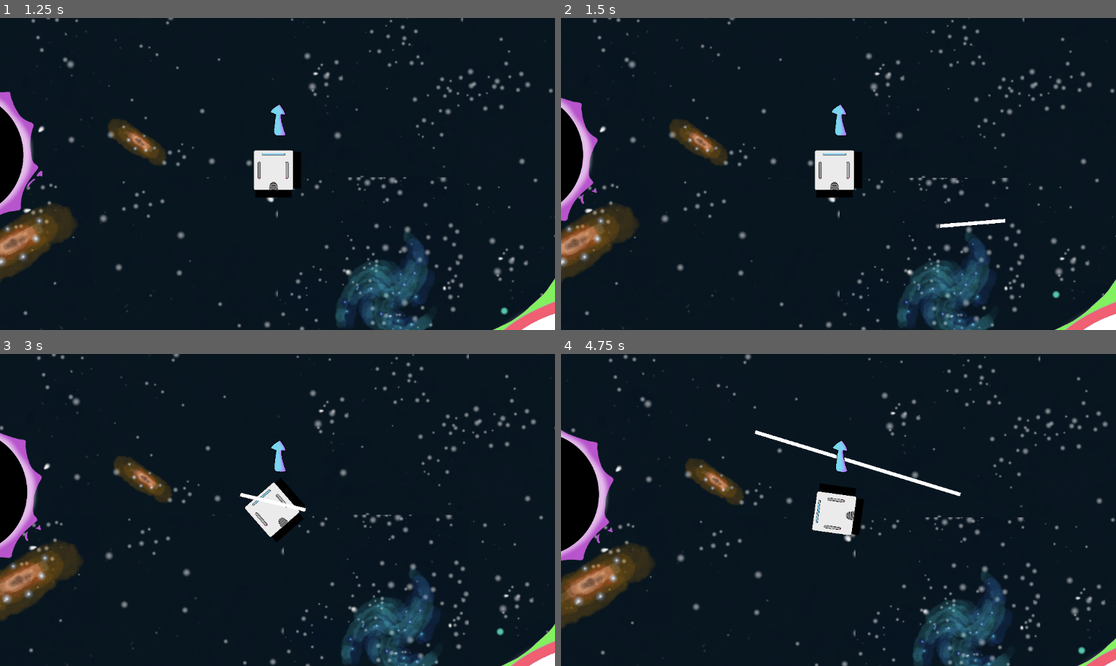
Above: before the commit, frames 1-4 (two rows, left to right).
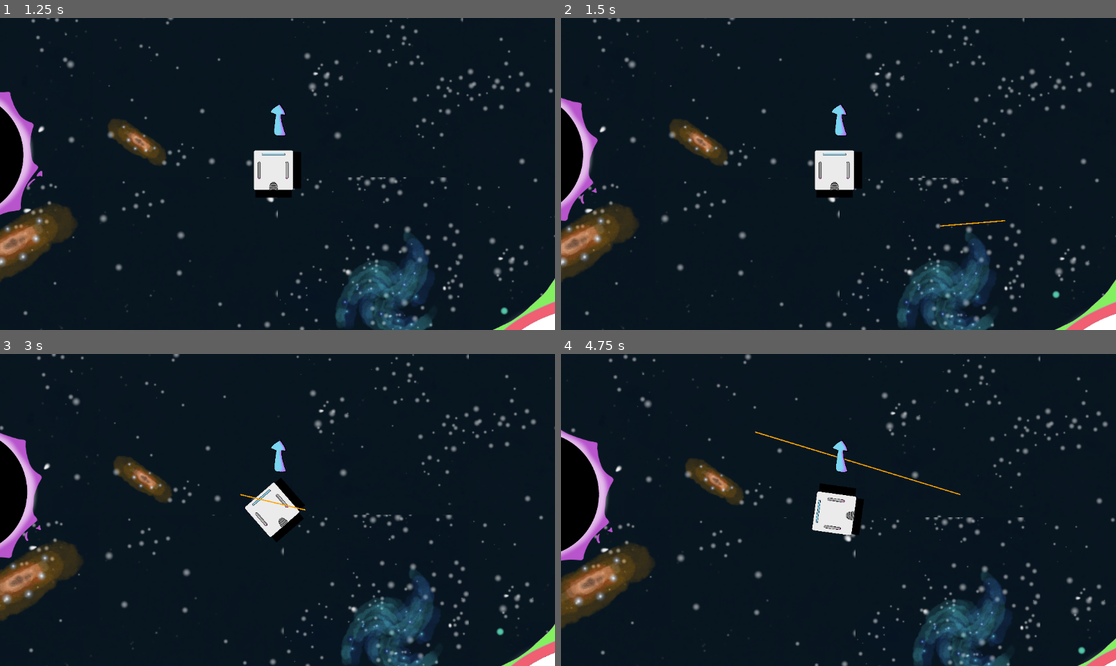
Above: after the commit, the same moments.

Repository: Dolphus2/NordicGameJam2026
Game: Godot game, scene res://scenes/game.tscn
Two runs of this game, one before a commit and one after it. Both use one fixed random seed, a clock stepped at 60 frames per second and the inputs below.
Inputs (mouse positions are in pixels of both pictures, inside the frame that each line leads up to):
- Up to frame 1 (1.25 s): move the mouse to (249, 236) at 0.52 s; hold W (accel) from 0.53 s (still down); click (249, 236) at 0.67 s
- Up to frame 2 (1.5 s): release W (accel) at 1.25 s; drag from (1005, 220) to (810, 236) at 1.27 s
- Up to frame 3 (3 s): move the mouse to (111, 463) at 2.02 s; hold Q (roll_left) 2.03-2.75 s; drag from (305, 510) to (111, 463) at 2.77 s
- Up to frame 4 (4.75 s): move the mouse to (755, 432) at 3.52 s; hold Q (roll_left) 3.53-4.25 s; drag from (960, 494) to (755, 432) at 4.27 s

Frame 1 is identical in both runs. In frame 2, 0.2% of the frame differs, in the area x 68-81%, y 64-68%; in frame 3, 0.1%; in frame 4, 0.5%, in the area x 34-73%, y 24-46%.

Commit message:
line time

Diff:
--- a/scripts/slicer.gd
+++ b/scripts/slicer.gd
@@ -8,6 +8,10 @@
 @onready var player = $".."
 
 signal slice
+
+func _ready():
+	width = 3.0
+	default_color = Color.ORANGE
 
 func _slice() -> void:
 	# Optional slice logic
Not shown, changed: assets/spaceship.png.import
